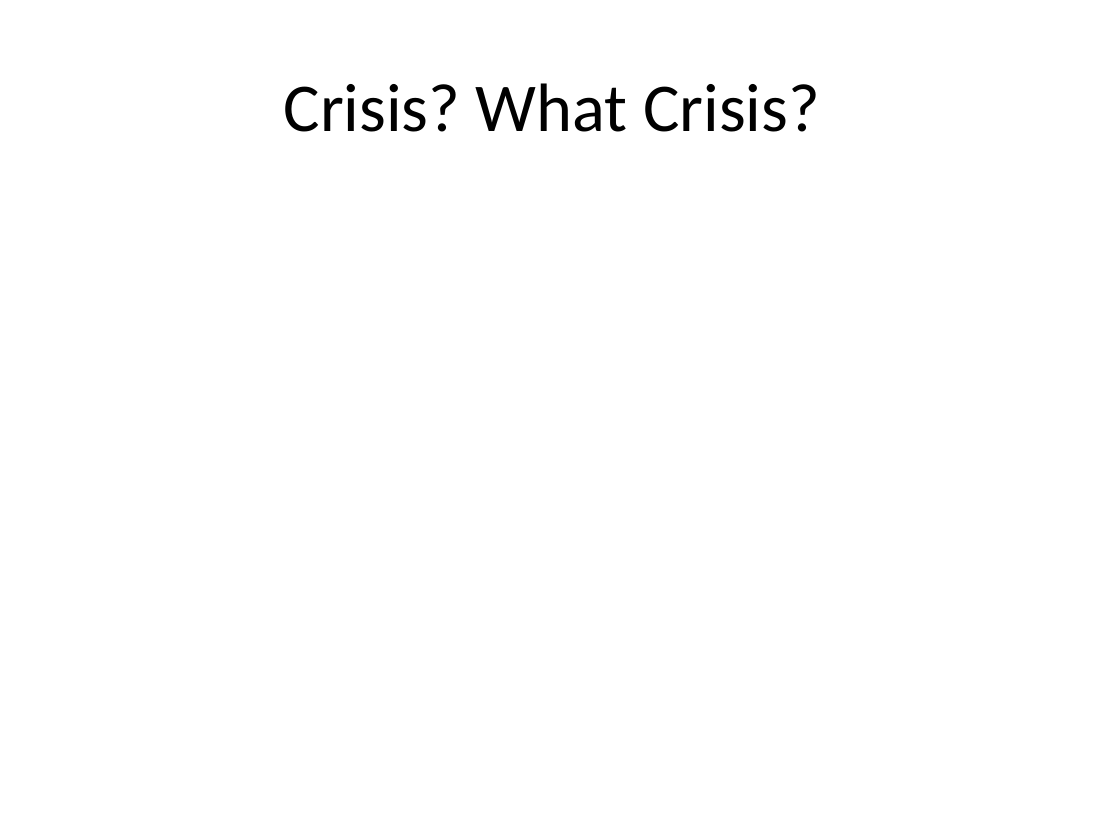
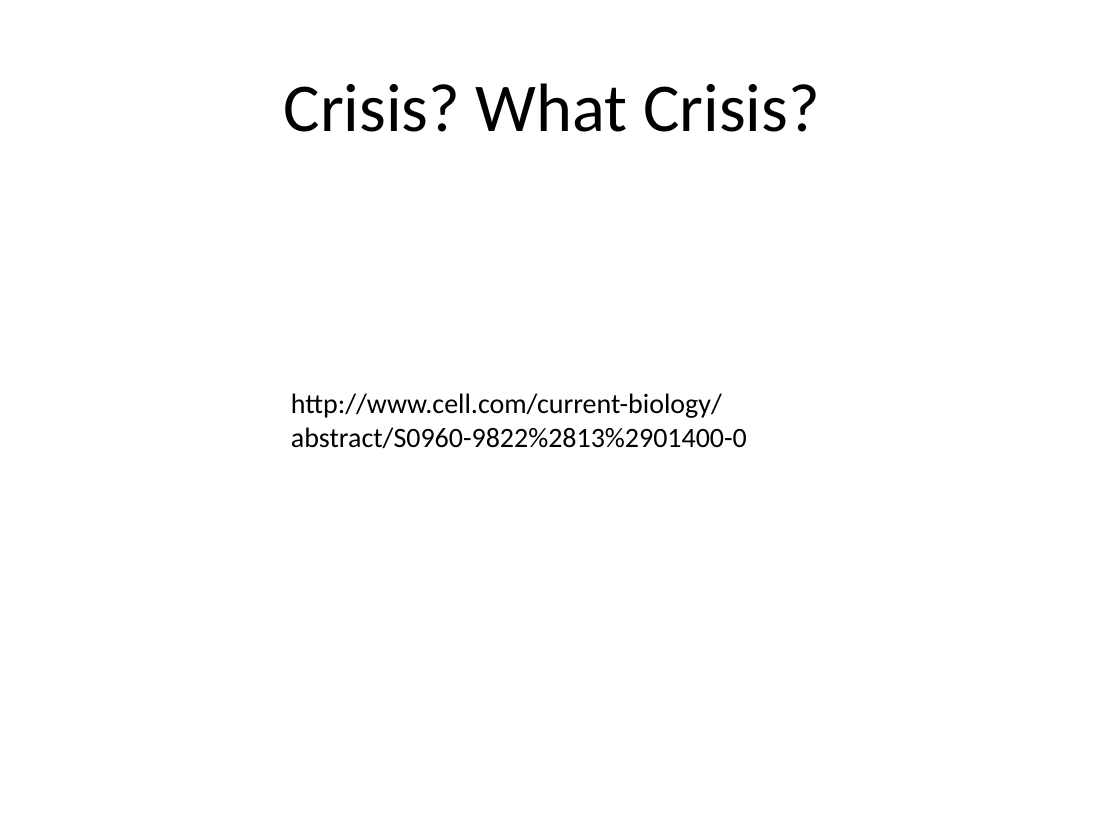
Before and after one commit to DataCurationWorkshop/HongKongCurationWorkshop, a slide deck: slide 8 of Day_1/Plenary/Day_1_Plenary_OpenData.pptx (slide 7 before the commit). Drawn at 1120x840 pixels with LibreOffice and Linux fonts; fonts in the diff are those of the drawing. Boxes give left, top, right and bottom in pixels: in the first picture for what was removed or moved away, otherwise in the second. Text is boxed around its words. In the diff, an @@ line names an element or a change of style, - is before the commit and + after.

```diff
--- a/Day_1/Plenary/Day_1_Plenary_OpenData.pptx
+++ b/Day_1/Plenary/Day_1_Plenary_OpenData.pptx
@@ text added at (x1=291, y1=393, x2=747, y2=448), 18 pt, text #000000 @@
+http://www.cell.com/current-biology/abstract/S0960-9822%2813%2901400-0
```
Also in this commit, not shown: 2 other slides changed, 1 slide added, 5 other files.
